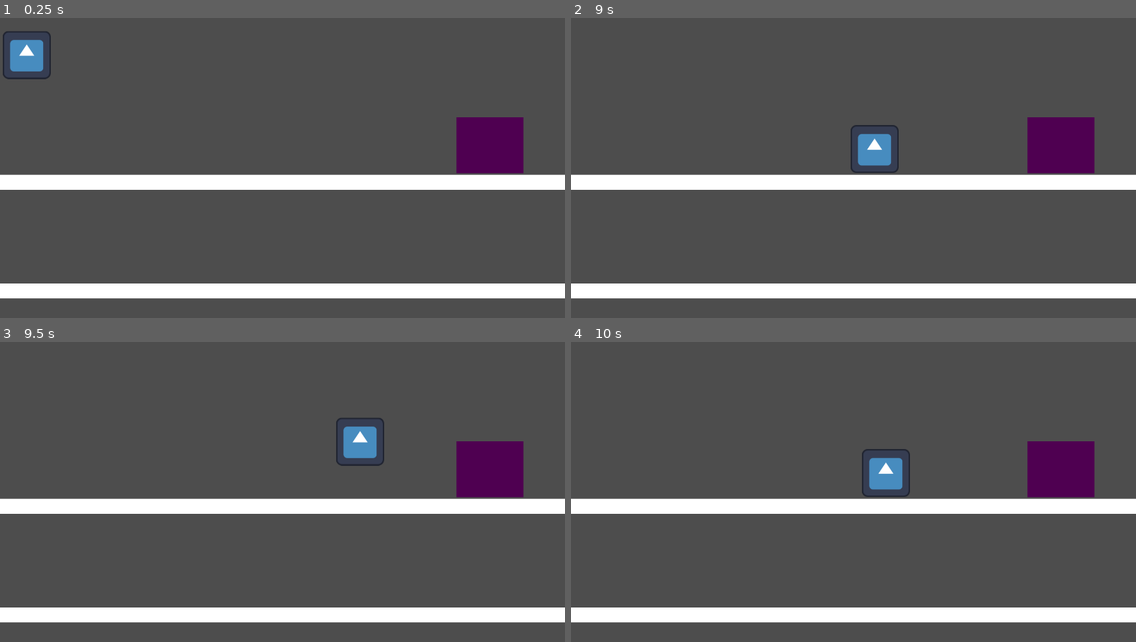
Above: before the commit, frames 1-4 (two rows, left to right).
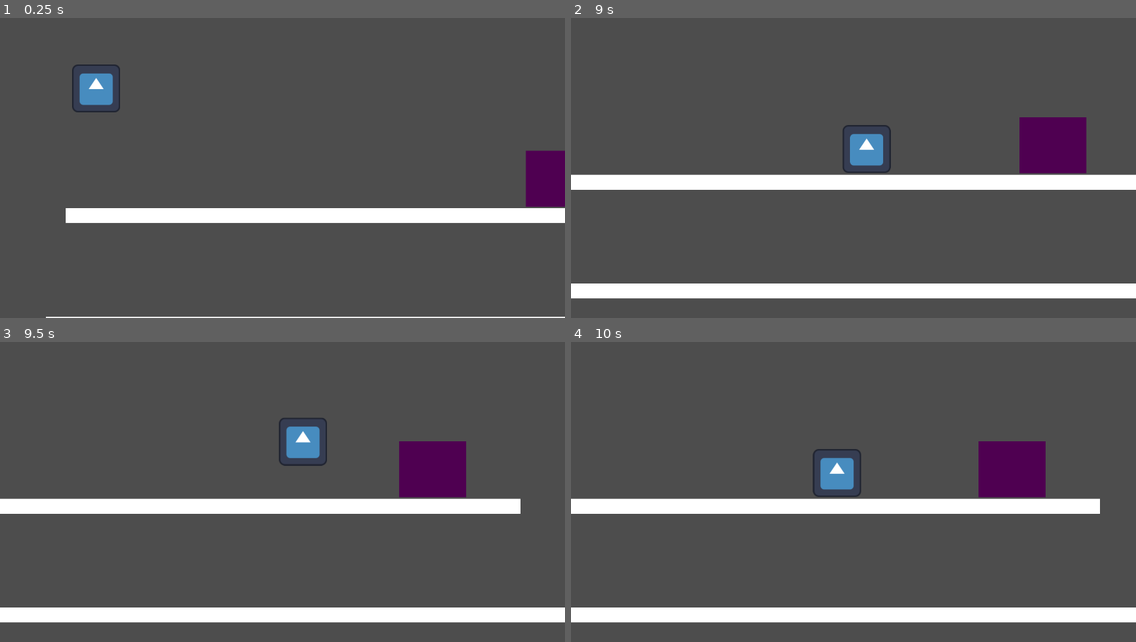
Above: after the commit, the same moments.

Repository: AndrewLILP/Year9Godot-2dPlatformer
Game: Godot game, scene res://SideQuests/teleport_scene.tscn
Same seed, same stepped clock (60 frames per second), same inputs: the game is played once before the commit and once after it. The project has no main scene, so this scene is started directly. The engine's default icon, where the game draws it, is replaced by a stand-in: a white triangle on a blue panel in a dark square.
Inputs:
- Up to frame 1 (0.25 s): no input
- Up to frame 2 (9 s): tap Enter (ui_accept) at 0.5, 0.77, 1.52, 3.02, 3.77, 4.52, 6.02, 6.77, 7.52 s; hold Right (ui_right) 0.53-2.03 s; hold Left (ui_left) 2.03-2.78 s; hold Right (ui_right) 2.78-4.28 s; hold Left (ui_left) 4.28-5.03 s; hold Right (ui_right) 5.03-5.78 s; hold Left (ui_left) 5.78-7.28 s; hold Right (ui_right) from 7.28 s (still down)
- Up to frame 3 (9.5 s): keep holding Right (ui_right); tap Enter (ui_accept) at 9.02 s
- Up to frame 4 (10 s): release Right (ui_right) at 9.53 s; hold Left (ui_left) from 9.53 s (still down); tap Enter (ui_accept) at 9.77 s

The runs differ from the first frame. In frame 1, 20% of the frame differs, in the area x 0-100%, y 4-100%; in frame 2, 1.1%; in frame 3, 5.8%; in frame 4, 5.2%.

Commit message:
add Camera Follow guide

Diff:
--- a/SideQuests/teleport_scene.tscn
+++ b/SideQuests/teleport_scene.tscn
@@ -26,6 +26,14 @@
 position = Vector2(1, -1)
 texture = ExtResource("1_t8ca6")
 
+[node name="Camera2D" type="Camera2D" parent="PlayerTeleport"]
+limit_left = 0
+limit_top = 0
+limit_right = 5000
+limit_bottom = 1000
+limit_smoothed = true
+position_smoothing_enabled = true
+
 [node name="Platform" type="StaticBody2D" parent="."]
 position = Vector2(11, 393)
 scale = Vector2(21.64, 1)
@@ -44,7 +52,7 @@
 
 [node name="Platform2" type="StaticBody2D" parent="."]
 position = Vector2(11, 683)
-scale = Vector2(21.64, 1)
+scale = Vector2(73.479996, 1)
 
 [node name="CollisionShape2D" type="CollisionShape2D" parent="Platform2"]
 position = Vector2(34.380768, 41)
Binary file changed: assets/character_spritesheet - Legs Copy.png
Not shown, added: LessonGuides/Game Art Godot Lesson 2.pdf
Not shown, added: LessonGuides/gd Side Quest 1 Teleportation.pdf
Not shown, added: LessonGuides/gd Side Quest 2 CameraFollow.pdf
